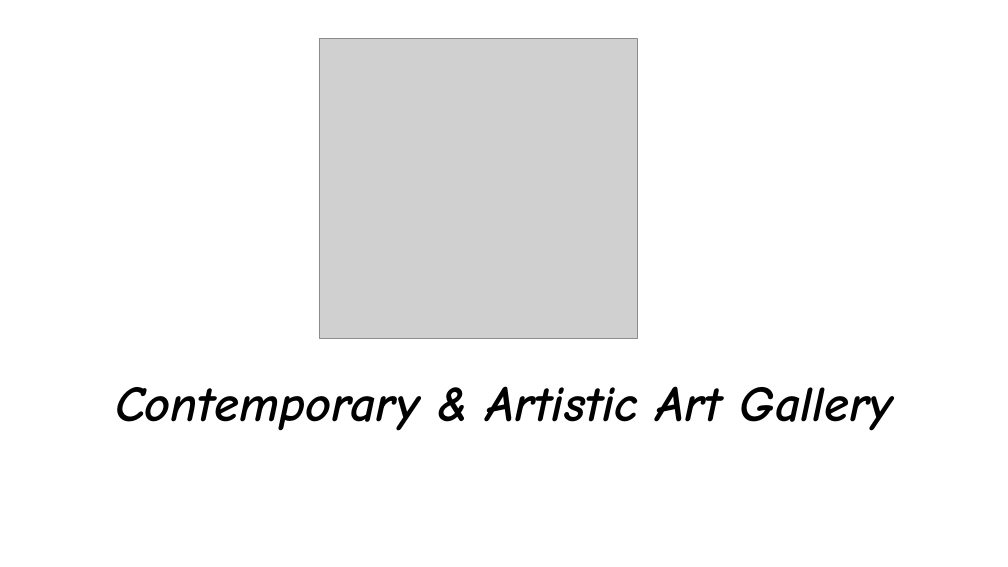
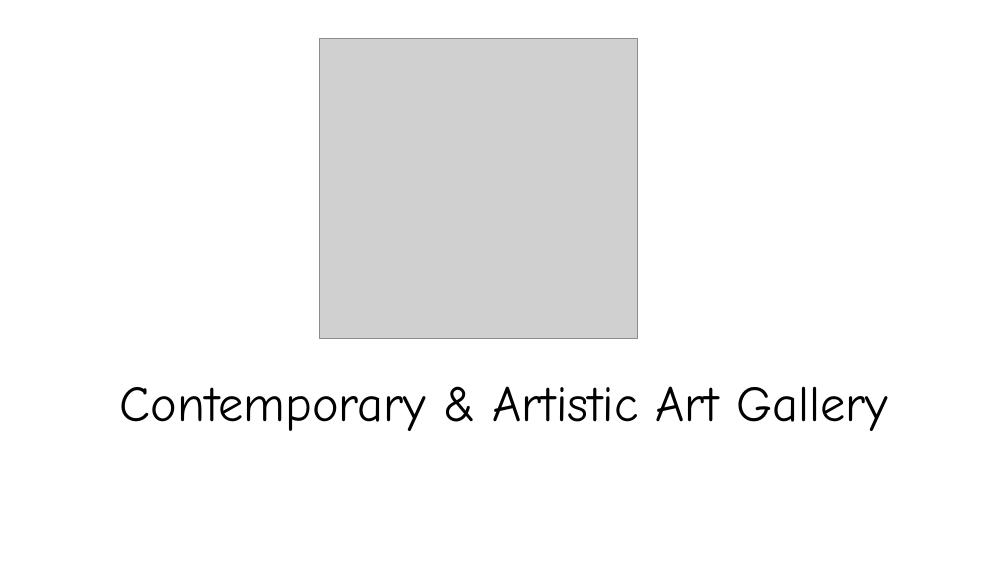
Before and after one commit to mahirerden/galleristic, a slide deck: slide 1 of Galleristic Presentation.pptx. Drawn at 1008x567 pixels with LibreOffice and Linux fonts; fonts in the diff are those of the drawing; grey boxes stand for pictures. Boxes give left, top, right and bottom in pixels: in the first picture for what was removed or moved away, otherwise in the second. Text is boxed around its words. In the diff, an @@ line names an element or a change of style, - is before the commit and + after.

```diff
--- a/Galleristic Presentation.pptx
+++ b/Galleristic Presentation.pptx
@@ subtitle "Contemporary & Artistic Art Gallery" at [120, 386, 888, 431]: bold off, italic off @@
```
Also in this commit, not shown: 5 other slides changed, 8 other files.
